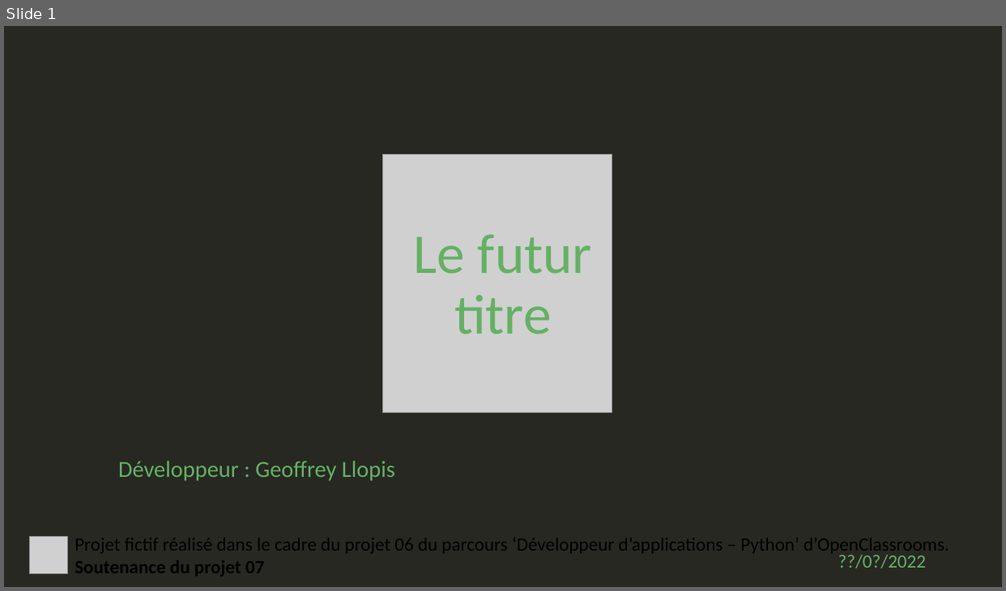
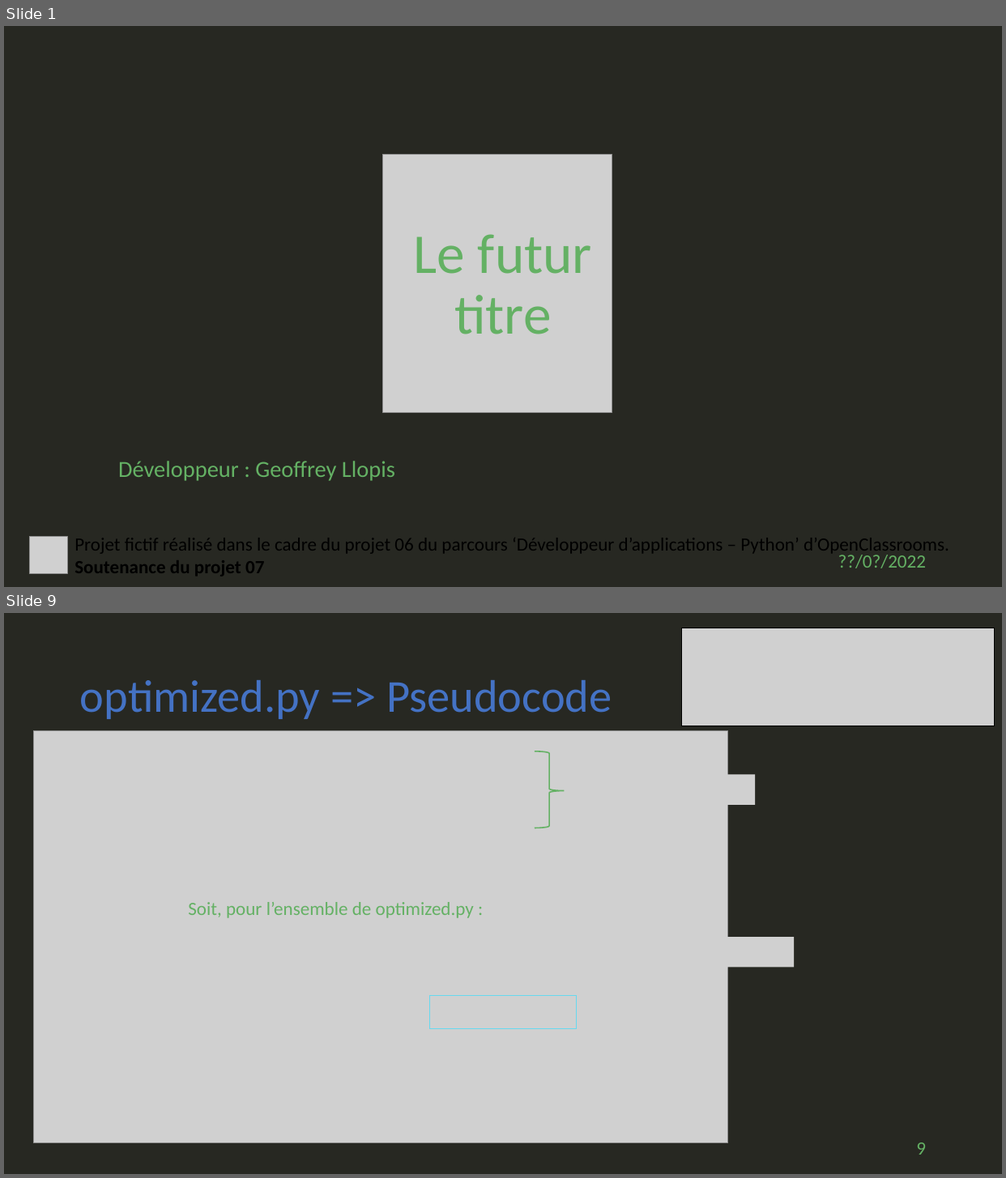
Before and after one commit to geoffrey-ll/OC_P07_Algorithmique, a slide deck: p07_slide.pptx. Shown one above the other, each under a label of ours: slide 1 before the commit, slides 1 and 9 after it; the slides between them are not shown. The pictures are 1006x591 and 1006x1178 pixels, drawn with LibreOffice and Linux fonts; fonts in the diff are those of the drawing; grey boxes stand for pictures. Boxes give left, top, right and bottom in pixels: in the first picture for what was removed or moved away, otherwise in the second. Text is boxed around its words. In the diff, an @@ line names an element or a change of style, - is before the commit and + after.

Commit message:
slide :     - PseudoCode de optimized.py avec complexité temporelle.

```diff
--- a/p07_slide.pptx
+++ b/p07_slide.pptx
@@ slide 9 added at box(4, 613, 1002, 1174), background #272822 @@
@@ picture added at box(682, 628, 995, 726) @@
@@ title added at box(80, 680, 612, 719), 44 pt, text #4472C4 @@
+optimized.py => Pseudocode
@@ picture added at box(33, 730, 728, 1143) @@
@@ right brace added at box(535, 752, 565, 828), outline #64B164 1.25 pt @@
@@ picture added at box(586, 775, 755, 805) @@
@@ text added at box(188, 902, 474, 918), 18 pt, text #64B164 @@
+Soit, pour l’ensemble de optimized.py :
@@ picture added at box(212, 937, 795, 967) @@
@@ picture added at box(430, 996, 577, 1029) @@
@@ page number added at box(916, 1143, 926, 1155), 18 pt, text #64B164 @@
+9
```
Also in this commit, not shown: 9 slides changed, 1 other slide added.
